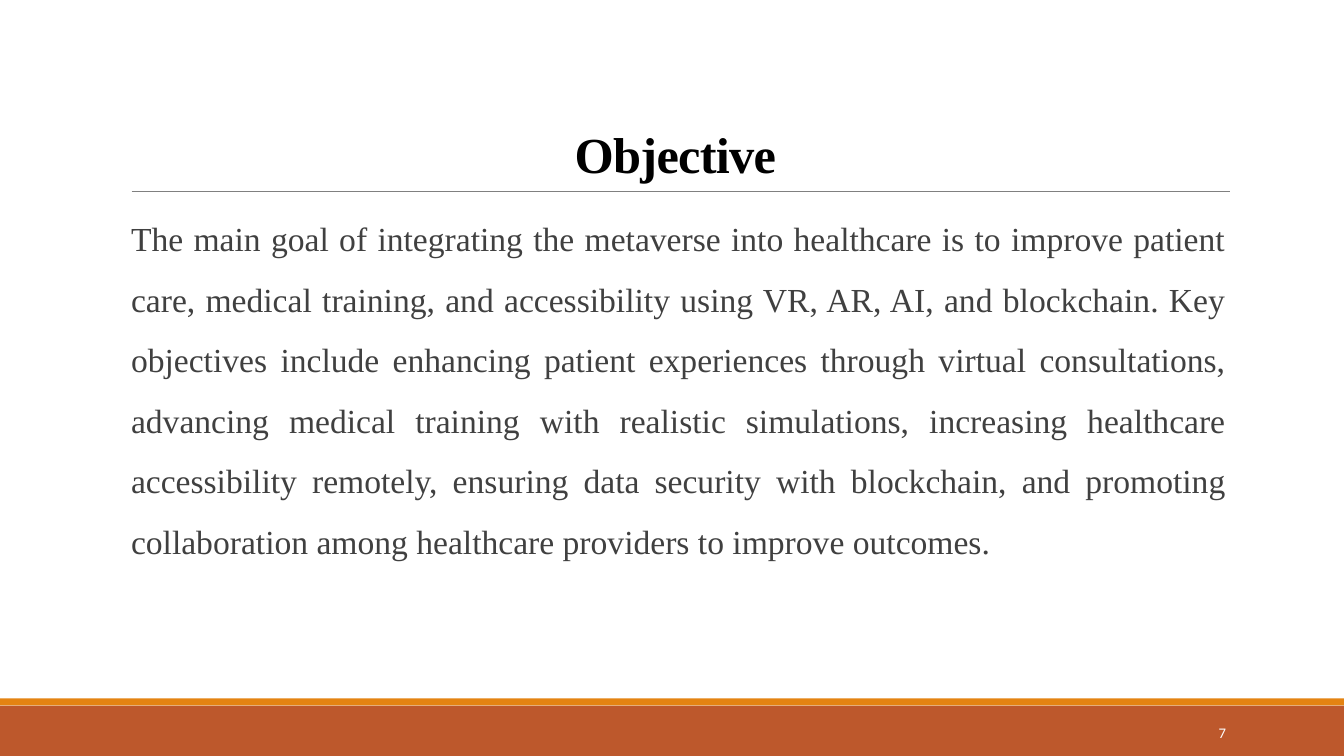
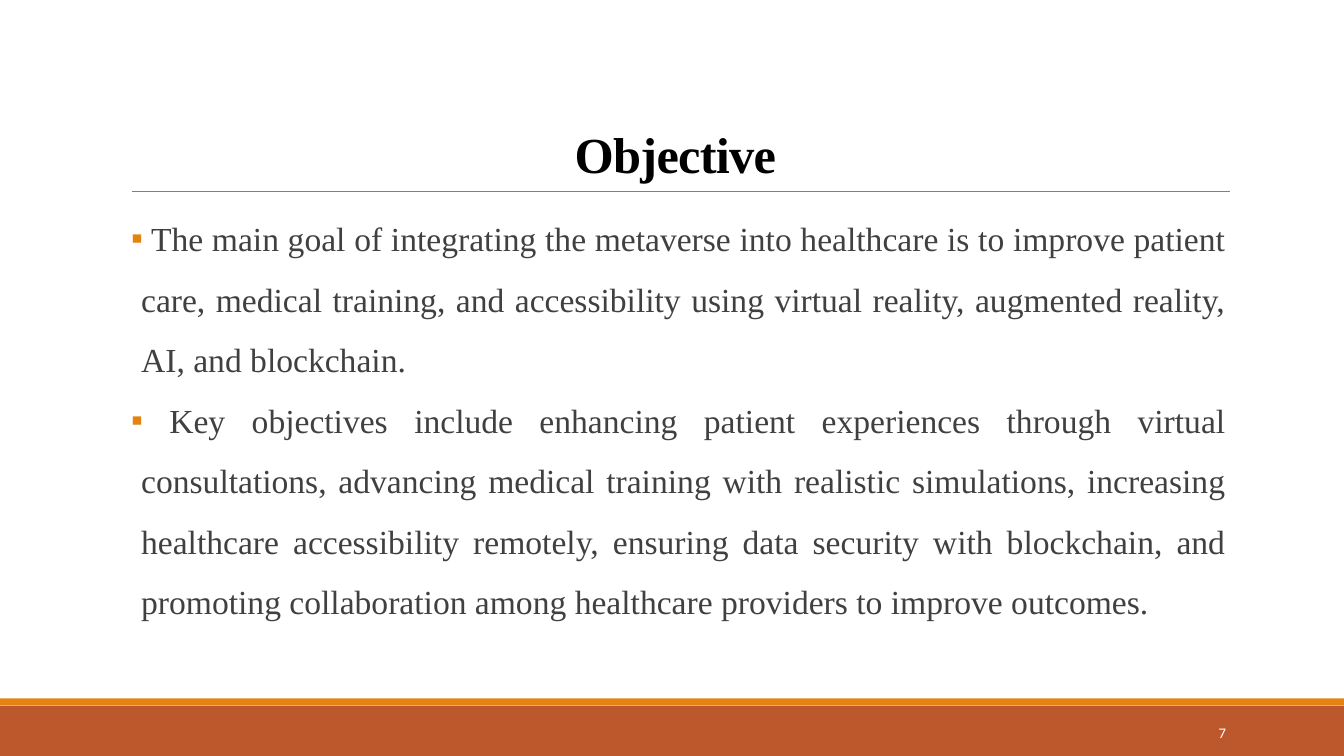
Before and after one commit to Devjethva1111/Metaverse-in-Healthcare, a slide deck: slide 7 of Seminar PPT/23MDS003 - Seminar.pptx. Drawn at 1344x756 pixels with LibreOffice and Linux fonts; fonts in the diff are those of the drawing. Boxes give left, top, right and bottom in pixels: in the first picture for what was removed or moved away, otherwise in the second. Text is boxed around its words. In the diff, an @@ line names an element or a change of style, - is before the commit and + after.

```diff
--- a/Seminar PPT/23MDS003 - Seminar.pptx
+++ b/Seminar PPT/23MDS003 - Seminar.pptx
@@ text at box(141, 227, 1226, 621): text changed @@
-The main goal of integrating the metaverse into healthcare is to improve patient care, medical training, and accessibility using VR, AR, AI, and blockchain. Key objectives include enhancing patient experiences through virtual consultations, advancing medical training with realistic simulations, increasing healthcare accessibility remotely, ensuring data security with blockchain, and promoting collaboration among healthcare providers to improve outcomes.
+▪ The main goal of integrating the metaverse into healthcare is to improve patient care, medical training, and accessibility using virtual reality, augmented reality, AI, and blockchain.
+▪ Key objectives include enhancing patient experiences through virtual consultations, advancing medical training with realistic simulations, increasing healthcare accessibility remotely, ensuring data security with blockchain, and promoting collaboration among healthcare providers to improve outcomes.
```
Also in this commit, not shown: 13 other slides changed, 1 slide added, 2 other files.
